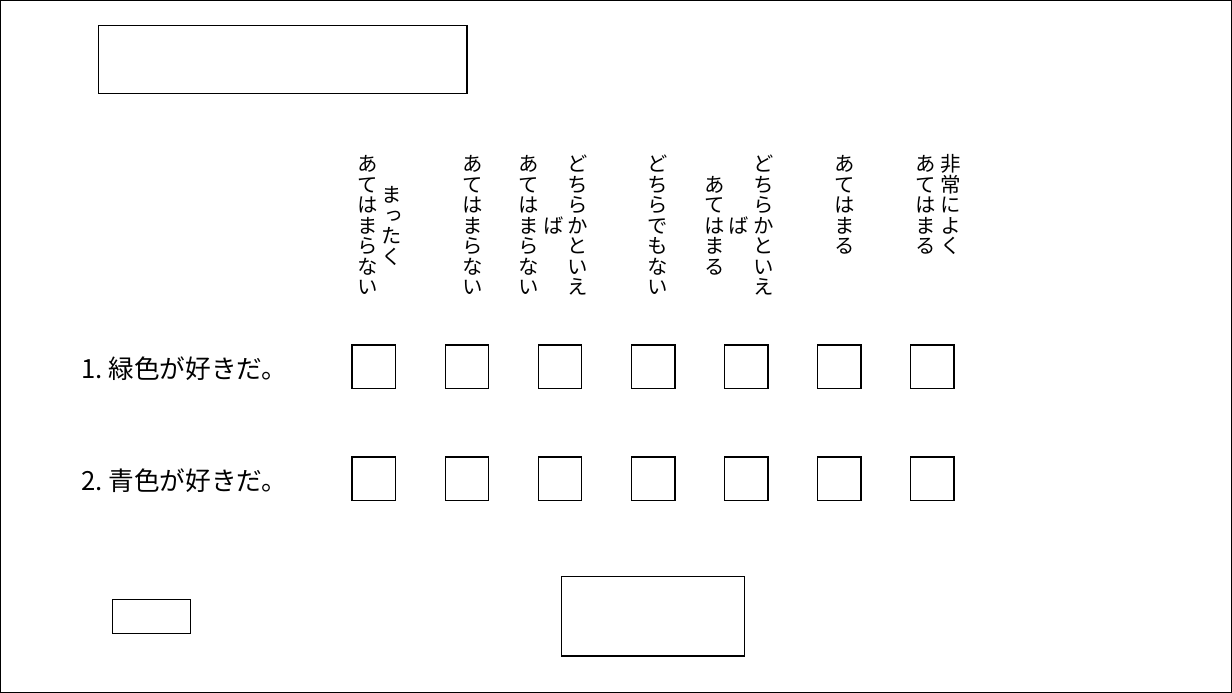
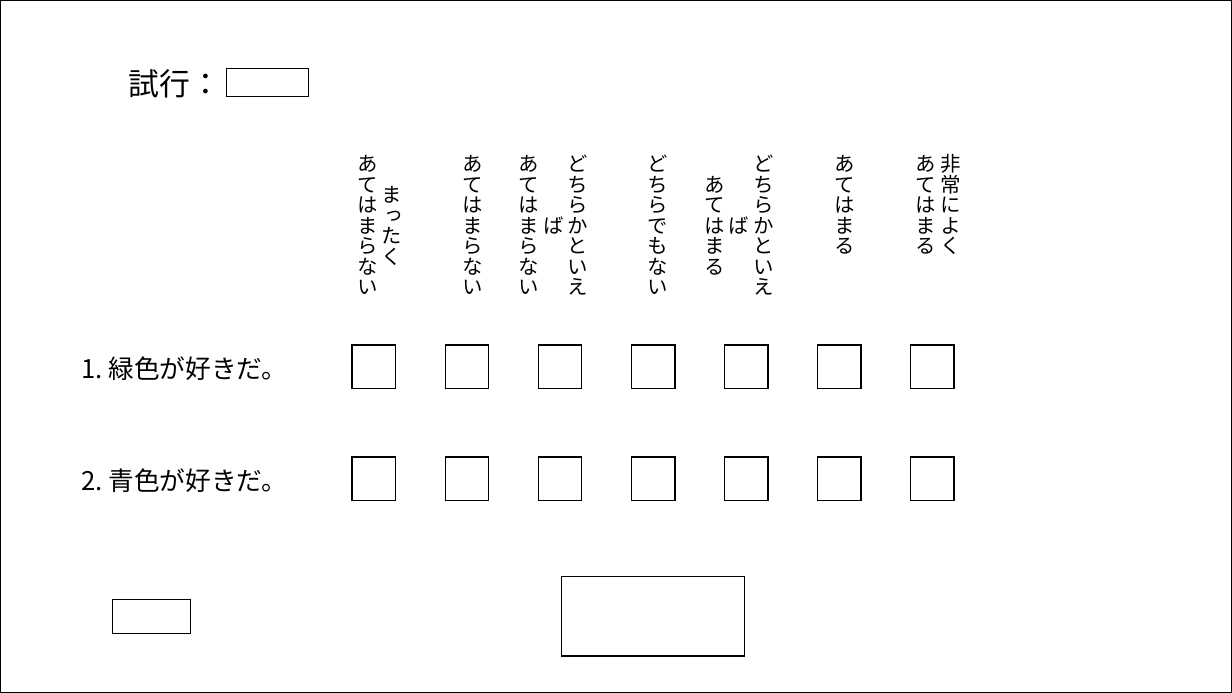
Before and after one commit to youseegreen/SimpleQuestionnaireForm, a slide deck: slide 1 of resources/sheet.pptx. Drawn at 1232x693 pixels with LibreOffice and Linux fonts; fonts in the diff are those of the drawing. Boxes give left, top, right and bottom in pixels: in the first picture for what was removed or moved away, otherwise in the second. Text is boxed around its words. In the diff, an @@ line names an element or a change of style, - is before the commit and + after.

```diff
--- a/resources/sheet.pptx
+++ b/resources/sheet.pptx
@@ text added at [128, 69, 220, 98], 24 pt, text #000000 @@
+試行：
@@ rectangle: place and size @@
-rectangle at [98, 26, 467, 94]
+rectangle at [226, 68, 309, 97]
```
Also in this commit, not shown: 5 other files.
